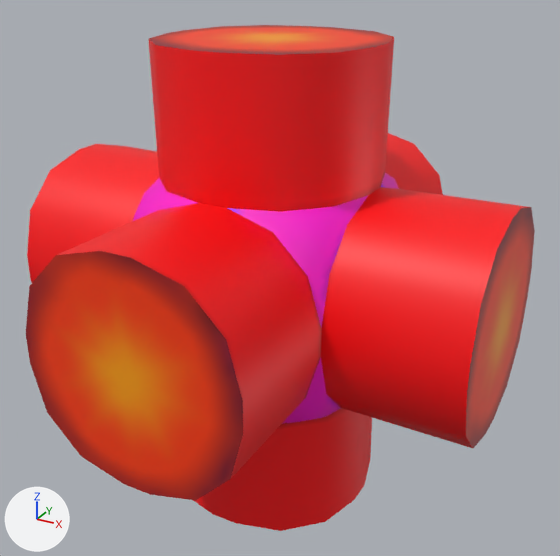
One commit to the Blender file Assets/Mesh/l02_x_01.blend: the scene before it, then after it.
The view is the same before and after, from a 50 mm camera at (1.76, -3.13, 1.56) aimed at (0.03, 0.01, -0.01). Lighting does not change. The marker at lower left points along +X, +Y and +Z.
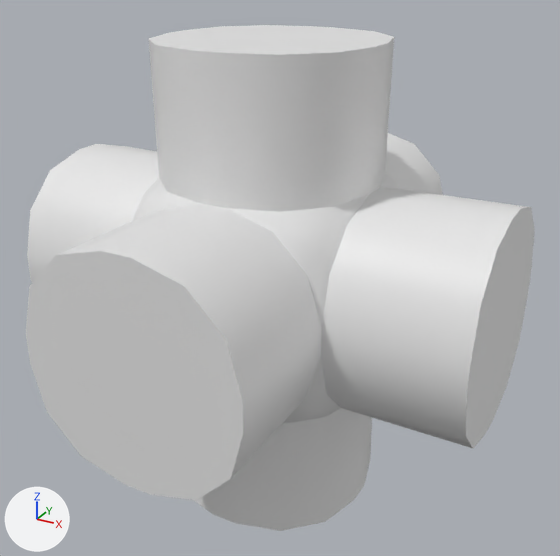
Where the change shows, as pixel boxes (x1, y1, x2, y2) in the pictures (560 x 556 px):
'Cube', recoloured (red to grey): (26, 25, 535, 531) in both

The change, as a diff of the scene's bpy script:
```diff
--- a/Assets/Mesh/l02_x_01.blend.py
+++ b/Assets/Mesh/l02_x_01.blend.py
@@ me_cube_001 @@
 me_cube_001.from_pydata(...)  # 192 vertices, 158 faces; spans x -1.15..1.15, y -1.15..1.15, z -1.15..1.15
-me_cube_001.materials.append(mat_material_001)  # picture img_l2_x_01
```
